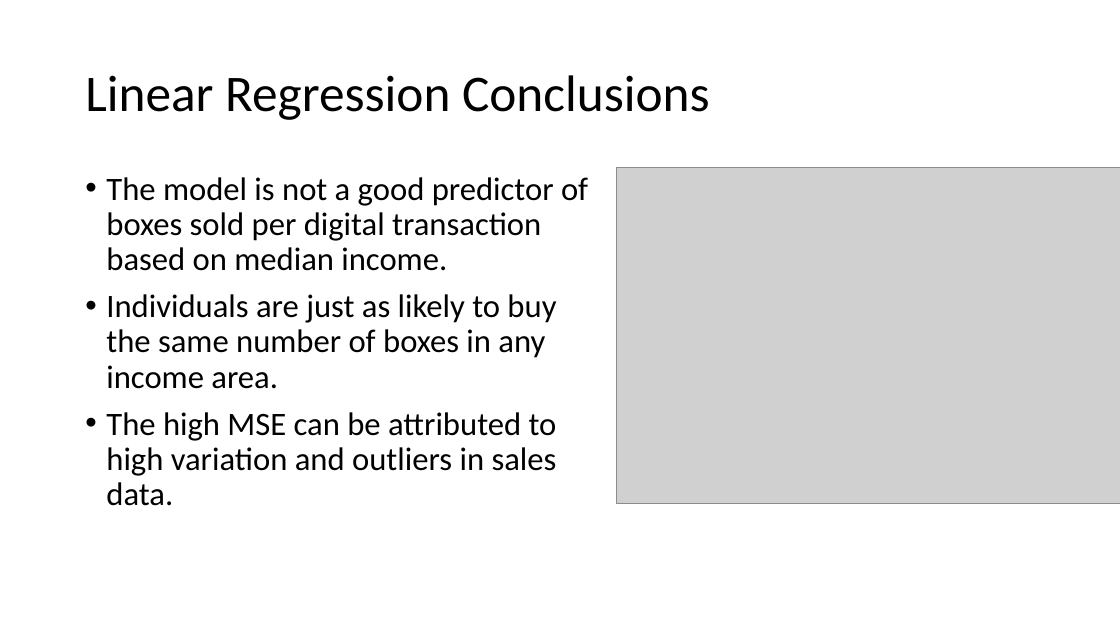
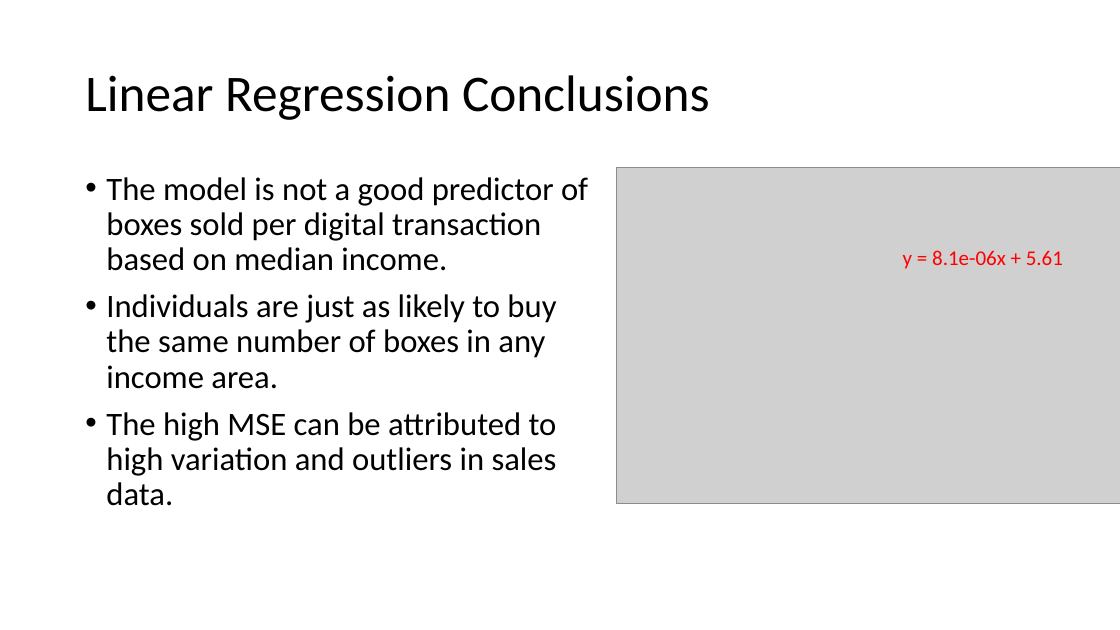
Before and after one commit to sbooysen/C-is-for-Cookie, a slide deck: slide 4 of Presentation/model_slides.pptx. Drawn at 1120x630 pixels with LibreOffice and Linux fonts; fonts in the diff are those of the drawing; grey boxes stand for pictures. Boxes give left, top, right and bottom in pixels: in the first picture for what was removed or moved away, otherwise in the second. Text is boxed around its words. In the diff, an @@ line names an element or a change of style, - is before the commit and + after.

Commit message:
Updating slides through logistic regression model conclusions

```diff
--- a/Presentation/model_slides.pptx
+++ b/Presentation/model_slides.pptx
@@ text added at <box>903,250,1063,269</box>, 18 pt, text #FF0000 @@
+y = 8.1e-06x + 5.61
```
Also in this commit, not shown: 4 other slides changed.
